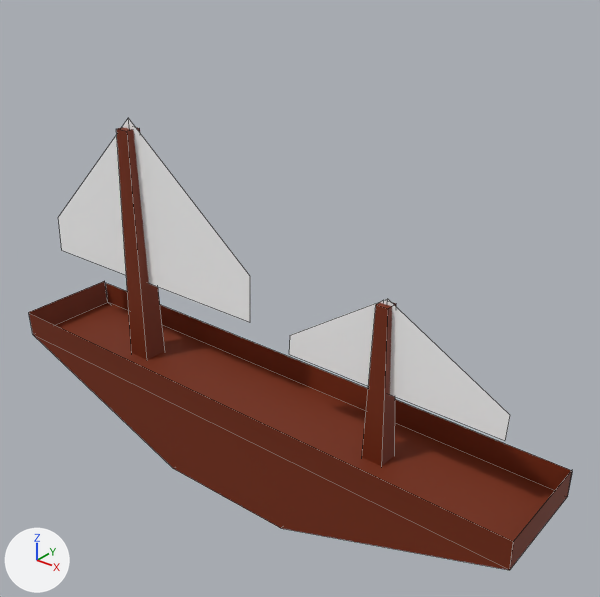
An edit to the OBJ model KingOfKings/Models/warship1.obj, drawn before and after from the same camera.
Both versions are drawn from a camera (50 mm lens) standing at (11.37, -12.63, 12.01) and looking at (0.91, 0.45, 3.9). Lighting does not change. The marker at lower left points along +X, +Y and +Z. Mesh edges are drawn as thin lines. Where no turn or scale is listed for an object, it has been applied to the vertices.
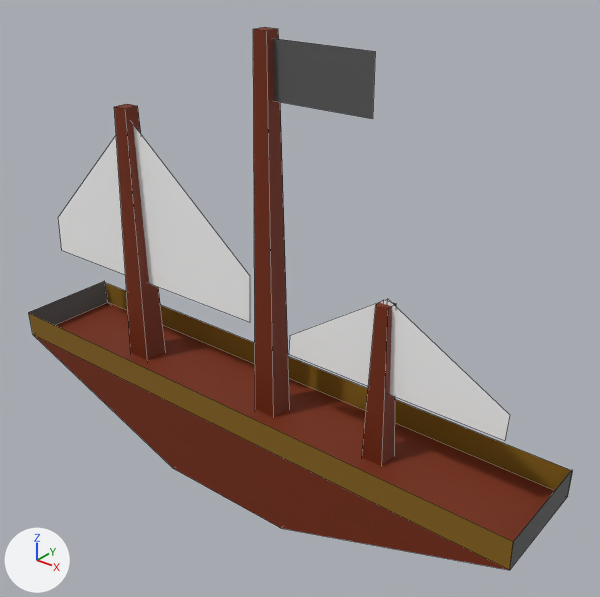
Boxes [x1, y1, x2, y2] around the edits, measured in the pictures (600 x 597 px):
'Cube.003', added: after [253, 27, 289, 418]
'Plane.002', added: after [273, 39, 375, 119]
'Cube.002', mesh moved: before [116, 127, 165, 360]; after [114, 104, 166, 360]
part 1 of me_cube, recoloured: [29, 283, 573, 570] in both
part 2 of me_cube, recoloured (brown to grey): [29, 281, 572, 569] in both

What changed in the scene script:
```text
Add mat_material_005:
    mat_material_005 = principled_material('Material.005')
    mat_material_005.base_color = (0.252, 0.131, 0.00617)  # brown #896512
    mat_material_005.roughness = 0.69
Add mat_material_007:
    mat_material_007 = principled_material('Material.007')
    mat_material_007.base_color = (0.0984, 0.0984, 0.0984)  # dark grey #585858
    mat_material_007.roughness = 0.69
Add mat_material_006:
    mat_material_006 = principled_material('Material.006')
    mat_material_006.base_color = (0.176, 0.0208, 0.000674)  # brown #742802
    mat_material_006.roughness = 0.69
Change me_cube:
    where me_cube.from_pydata(...)  # 16 vertices, 10 faces; spans x -7.19..7.2, y -1.35..1.32, z -1.0..1.72
    used by ob_cube; location = (0.0, 0.0, 0.0)
    me_cube part 1: all 2 faces centred in x 0.0..0.01, y -1.34..1.32, z 1.32..1.35 switch from mat_material_002 (brown #742802) to mat_material_005 (brown #896512)
    me_cube part 2: all 2 faces centred in x -7.18..7.19, y -0.01..0.0, z 1.33..1.36 switch from mat_material_002 (brown #742802) to mat_material_007 (dark grey #585858)
Change me_cube_002:
    where me_cube_002.from_pydata(...)  # 8 vertices, 6 faces; spans x -4.31..-3.62, y -0.31..0.38, z -0.49..7.04
    used by ob_cube_002; location = (0.0, 0.0, 0.0)
    me_cube_002 part 3: the whole mesh is moved by (0.0, 0.0, 0.52)
Add me_plane_002:
    me_plane_002.from_pydata([(0.25, 0.04, 9.52), (2.94, 0.04, 9.52), (0.25, 0.04, 8.32), (2.94, 0.04, 8.32)], [], [(0, 1, 3, 2)])
    me_plane_002.materials.append(mat_material_007)  # dark grey #585858
Add me_cube_003:
    me_cube_003.from_pydata([(0.09, -0.28, -0.35), (0.09, 0.34, -0.35), (0.7, 0.34, -0.35), (0.7, -0.28, -0.35), (0.22, -0.14, 9.68), (0.22, 0.21, 9.68), (0.57, 0.21, 9.68), (0.57, -0.14, 9.68)], [], [(4, 5, 1, 0), (5, 6, 2, 1), (6, 7, 3, 2), (7, 4, 0, 3), (0, 1, 2, 3), (7, 6, 5, 4)])
    me_cube_003.materials.append(mat_material_006)  # brown #742802
Add ob_plane_002:
    ob_plane_002 = bpy.data.objects.new('Plane.002', me_plane_002)
    ob_plane_002.location = (0.0, 0.0, 0.0)
Add ob_cube_003:
    ob_cube_003 = bpy.data.objects.new('Cube.003', me_cube_003)
    ob_cube_003.location = (0.0, 0.0, 0.0)
```
